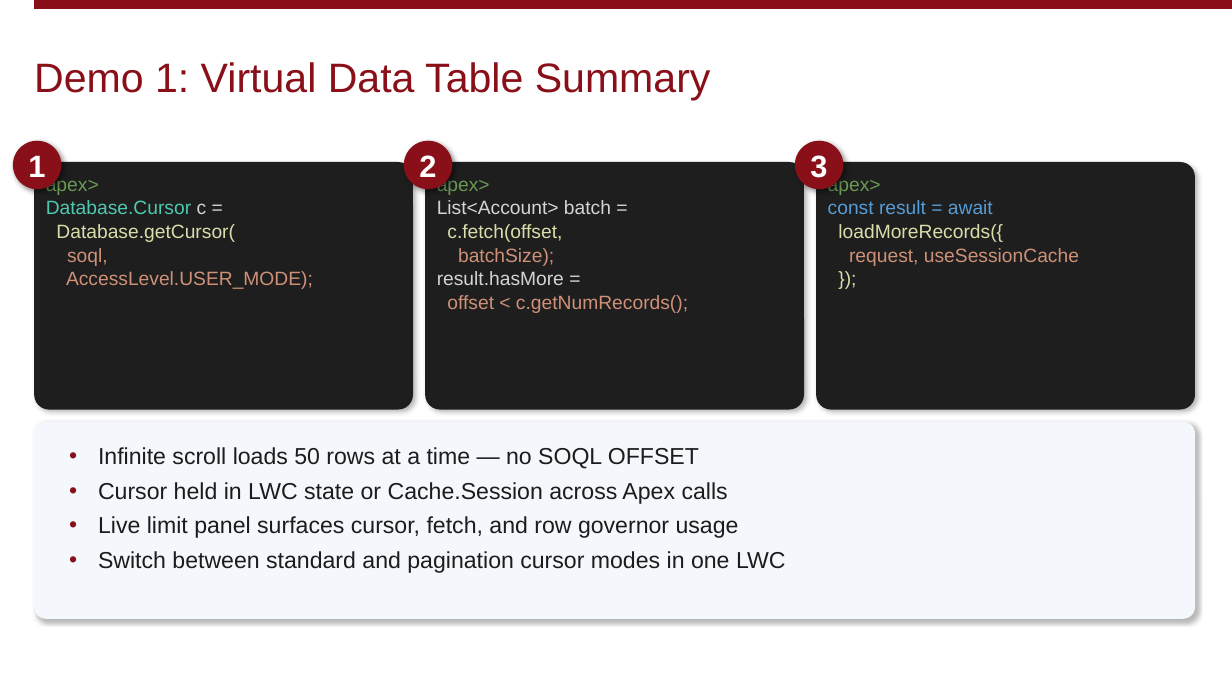
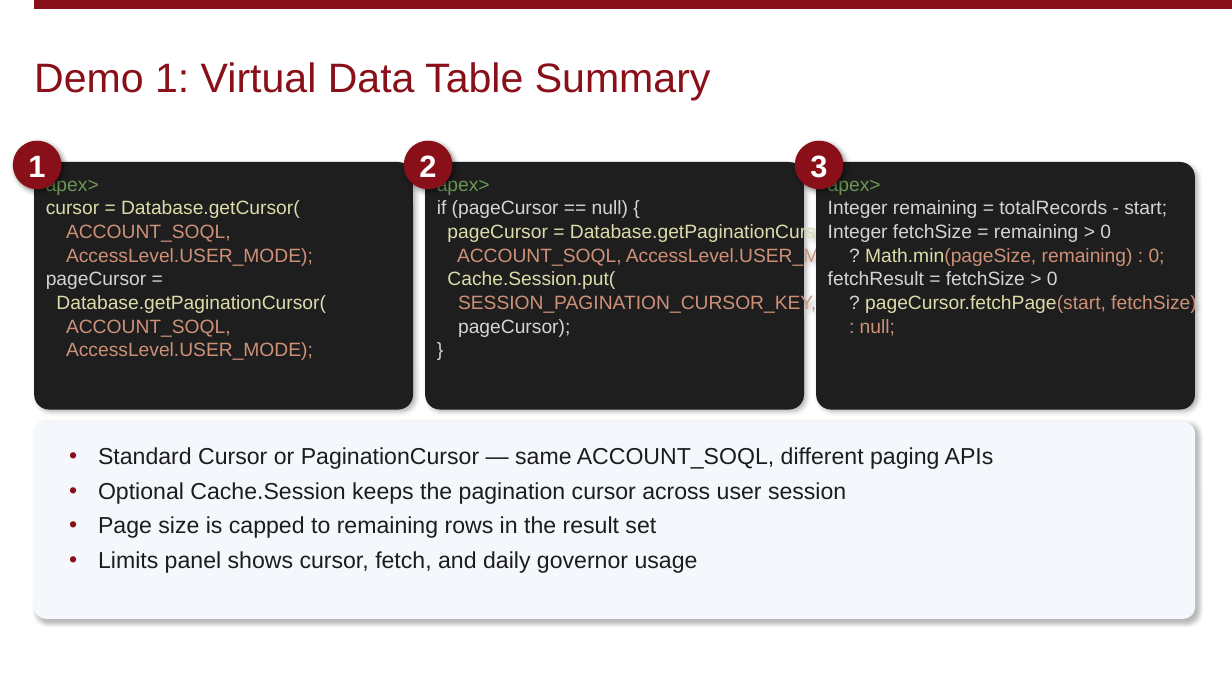
Before and after one commit to afawcett/apexcursordatatable, a slide deck: slide 7 of docs/presentation/lc26-apex-cursors.pptx. Drawn at 1232x693 pixels with LibreOffice and Linux fonts; fonts in the diff are those of the drawing; background and template pictures are left out. Boxes give left, top, right and bottom in pixels: in the first picture for what was removed or moved away, otherwise in the second. Text is boxed around its words. In the diff, an @@ line names an element or a change of style, - is before the commit and + after.

```diff
--- a/docs/presentation/lc26-apex-cursors.pptx
+++ b/docs/presentation/lc26-apex-cursors.pptx
@@ text in rounded rectangle at bbox=[46, 200, 300, 242]: text changed @@
-Database.Cursor c =
-Database.getCursor(
-soql,
+cursor = Database.getCursor(
+ACCOUNT_SOQL,
@@ text in rounded rectangle at bbox=[437, 200, 873, 337]: text changed @@
-List<Account> batch =
-c.fetch(offset,
-batchSize);
-result.hasMore =
-offset < c.getNumRecords();
+if (pageCursor == null) {
+pageCursor = Database.getPaginationCursor(
+ACCOUNT_SOQL, AccessLevel.USER_MODE);
+Cache.Session.put(
+SESSION_PAGINATION_CURSOR_KEY,
+pageCursor);
+}
@@ text in rounded rectangle at bbox=[828, 200, 1197, 336]: text changed; text colour #CE9178 to #D4D4D4 @@
-const result = await
-loadMoreRecords({
-request, useSessionCache
-});
+Integer remaining = totalRecords - start;
+Integer fetchSize = remaining > 0
+? Math.min(pageSize, remaining) : 0;
+fetchResult = fetchSize > 0
+? pageCursor.fetchPage(start, fetchSize)
+: null;
@@ text in rounded rectangle at bbox=[66, 248, 313, 266]: less space between paragraphs @@
@@ text in rounded rectangle at bbox=[46, 271, 325, 360]: paragraphs added @@
+pageCursor =
+Database.getPaginationCursor(
+ACCOUNT_SOQL,
+AccessLevel.USER_MODE);
@@ text in rounded rectangle at bbox=[98, 447, 994, 573]: text changed @@
-• Infinite scroll loads 50 rows at a time — no SOQL OFFSET
-• Cursor held in LWC state or Cache.Session across Apex calls
-• Live limit panel surfaces cursor, fetch, and row governor usage
-• Switch between standard and pagination cursor modes in one LWC
+• Standard Cursor or PaginationCursor — same ACCOUNT_SOQL, different paging APIs
+• Optional Cache.Session keeps the pagination cursor across user session
+• Page size is capped to remaining rows in the result set
+• Limits panel shows cursor, fetch, and daily governor usage
```
Also in this commit, not shown: 5 other slides changed, 27 other files.
